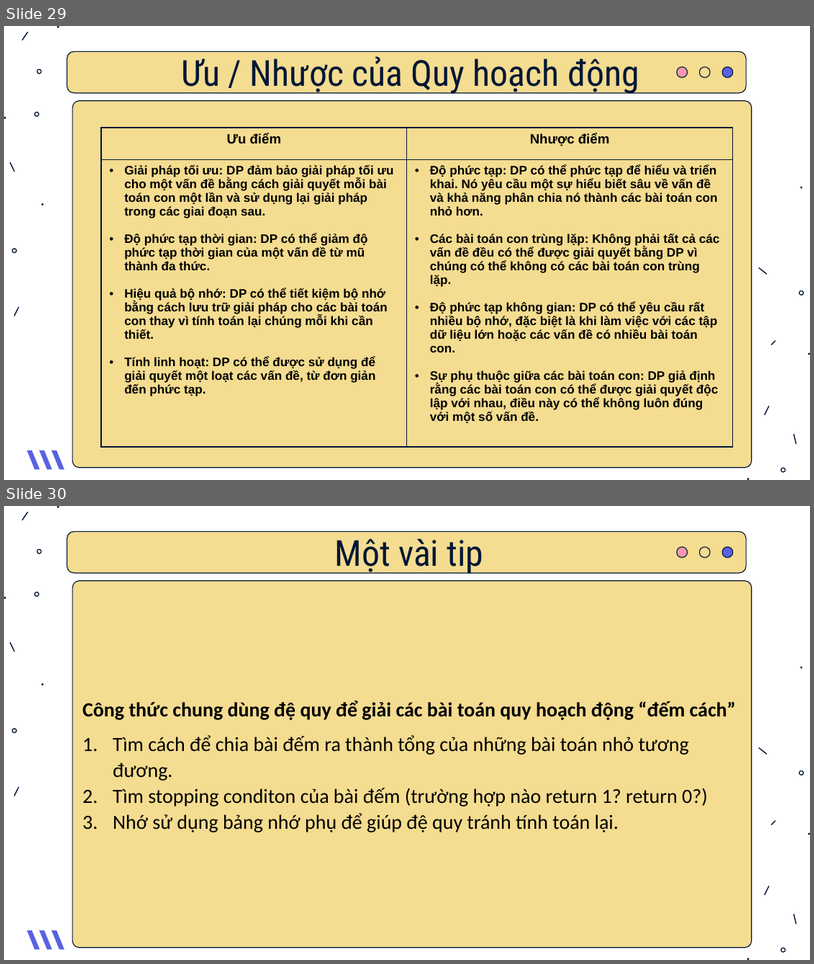
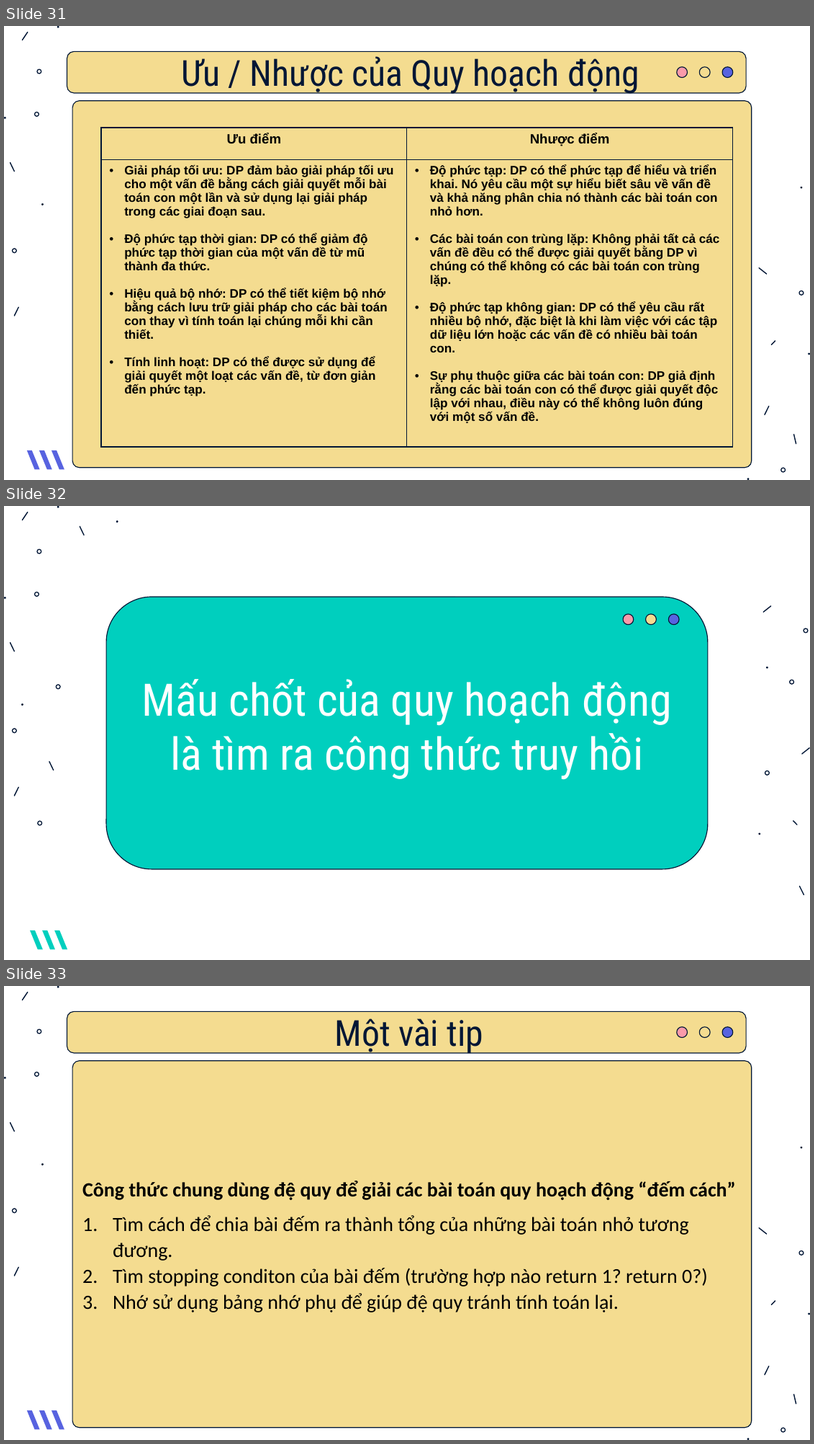
Before and after one commit to Tox1cCoder/CS112, a slide deck: Slide.pptx. Shown one above the other, each under a label of ours: slides 29 and 30 before the commit, slides 31, 32 and 33 after it. The pictures are 814x964 and 814x1444 pixels, drawn with LibreOffice and Linux fonts; fonts in the diff are those of the drawing. Boxes give left, top, right and bottom in pixels: in the first picture for what was removed or moved away, otherwise in the second. Text is boxed around its words. In the diff, an @@ line names an element or a change of style, - is before the commit and + after.

```diff
--- a/Slide.pptx
+++ b/Slide.pptx
@@ slide 32 added at [4,506,810,960], background #FFFFFF; not listed: 8 template elements that a slide beside it also shows @@
@@ group added at [22,520,118,826]: 6 freeform shapes @@
@@ rounded rectangle added at [106,597,708,869], fill #00CFBE, outline #011635 0.75 pt @@
@@ group added at [759,605,810,895]: 9 freeform shapes @@
@@ freeform shape added at [623,614,634,625], fill #F99AAA, outline #011635 0.75 pt @@
@@ freeform shape added at [646,614,656,625], fill #F4DC90, outline #011635 0.75 pt @@
@@ freeform shape added at [669,614,679,625], fill #5863E0, outline #011635 0.75 pt @@
@@ title added at [142,679,672,780], 40 pt, text #FFFFFF @@
+Mấu chốt của quy hoạch động
+là tìm ra công thức truy hồi
@@ freeform shape added at [30,930,43,950], fill #00CFBE @@
@@ freeform shape added at [42,930,55,950], fill #00CFBE @@
@@ freeform shape added at [55,930,67,950], fill #00CFBE @@
@@ what was slide 29 is now slide 31 @@
@@ what was slide 30 is now slide 33 @@
```
Also in this commit, not shown: 4 slides changed, 2 other slides added.
